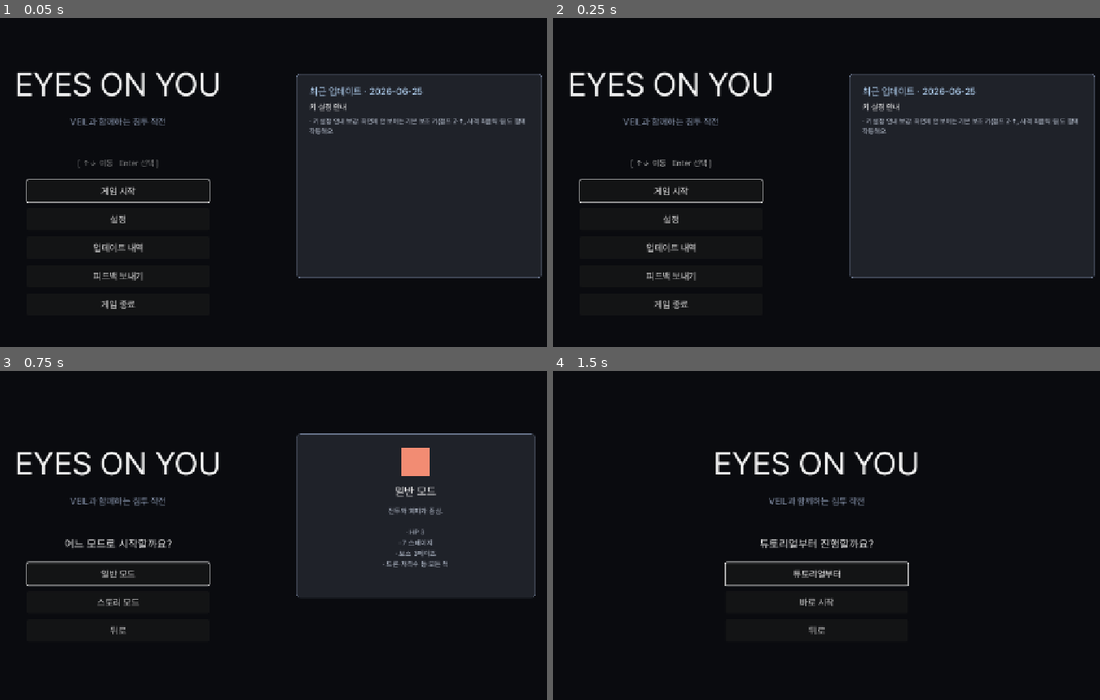
Above: before the commit, frames 1-4 (two rows, left to right).
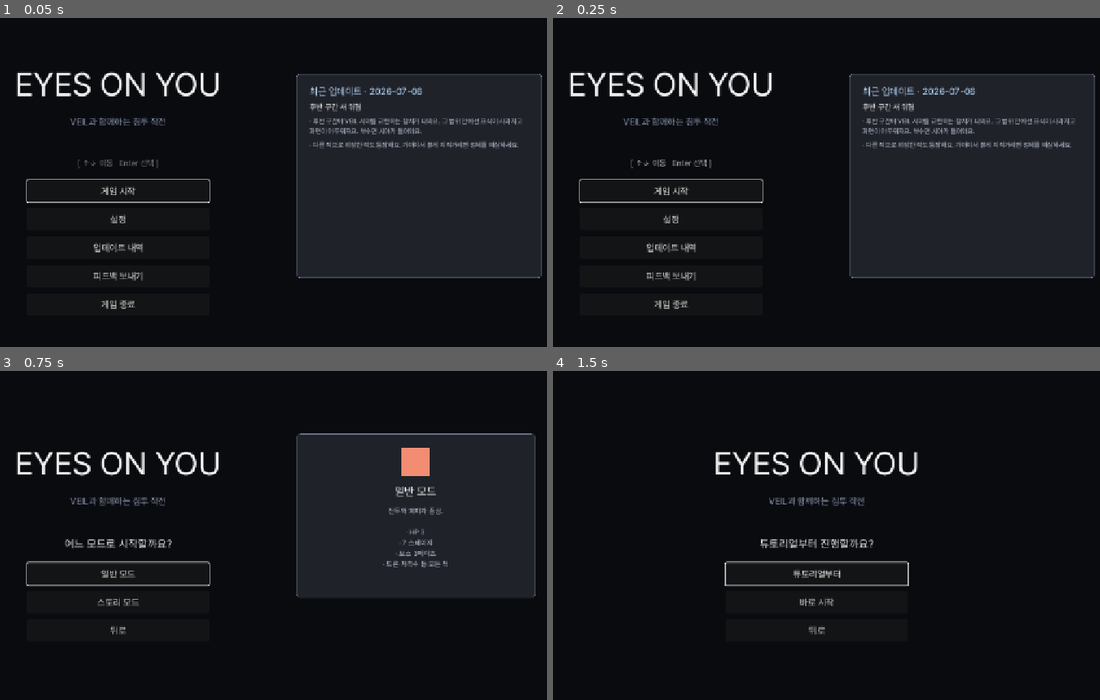
Above: after the commit, the same moments.

Repository: soomin007/EyesOnYou-Full
Game: Godot game, scene res://scenes/main.tscn
Same seed, same stepped clock (60 frames per second), same inputs: the game is played once before the commit and once after it.
Inputs:
- Up to frame 1 (0.05 s): no input
- Up to frame 2 (0.25 s): no input
- Up to frame 3 (0.75 s): click "게임 시작" at 0.5 s
- Up to frame 4 (1.5 s): click "일반 모드" at 1.25 s

The runs differ from the first frame. In frame 1, 1.2% of the frame differs, in the area x 56-97%, y 20-40%; in frame 2, 1.2%; in frame 3, nothing differs; in frame 4, nothing differs.

Commit message:
fix(rival): 시안 비네트 버그 + 업데이트 내역 갱신 + 배포 import 선행
- VeilSight: 재밍 시 calm_color(저-vig 색)도 어둠으로 당김 — 낮은 강도에서 시안(평시 VEIL색)
  비네트가 진해져 "VEIL 강화"로 보이던 버그 수정. 재밍은 처음부터 어둡게 붕괴.
- GameInfo.PATCH_NOTES: 07-02·07-04·07-06 항목 추가(6/25 이후 미갱신분, 스포일러 없이).
  최신 빌드 확인 지표 겸용.
- deploy.yml: export 전 --import 선행(fresh checkout 안정성, 스킬 권장).

검증: 재밍 안 calm_color=(0.1,0.01,0.16)/dark 동일, 밖=(0.42,0.86,1.0) 시안. import RC=0.

Co-Authored-By: Claude Opus 4.8 (1M context) <noreply@anthropic.com>
Claude-Session: https://claude.ai/code/session_01SP2p8DzQ3fRcvm566ZhgG2

Diff:
--- a/scripts/GameInfo.gd
+++ b/scripts/GameInfo.gd
@@ -10,6 +10,30 @@
 
 # 최신순(맨 위가 최신). date = 표시용, items = 변경점 줄.
 const PATCH_NOTES: Array = [
+	{
+		"date": "2026-07-06",
+		"title": "후반 구간 새 위협",
+		"items": [
+			"후반 구간에 VEIL 시야를 교란하는 장치가 나와요. 그 범위 안에선 표식이 사라지고 화면이 어두워져요. 부수면 시야가 돌아와요.",
+			"다른 적으로 위장한 적도 등장해요. 가까이서 붉게 지직거리면 정체를 의심하세요.",
+		],
+	},
+	{
+		"date": "2026-07-04",
+		"title": "새 기믹 맵과 숨은 재미",
+		"items": [
+			"새 기믹 맵(감시 회랑·저지선)을 추가했어요.",
+			"곳곳에 숨은 요소 몇 가지를 넣었어요. 유심히 살펴보세요.",
+		],
+	},
+	{
+		"date": "2026-07-02",
+		"title": "맵 리뉴얼과 모바일 지원",
+		"items": [
+			"실내 맵 배경을 새로 그려 구역마다 분위기를 다르게 했어요.",
+			"모바일(터치) 플레이를 지원하고, 새 기믹 맵(붕괴 갱도·차량 엄폐·반응로 제어실 등)을 추가했어요.",
+		],
+	},
 	{
 		"date": "2026-06-25",
 		"title": "키 설정 안내",
--- a/scripts/VeilSight.gd
+++ b/scripts/VeilSight.gd
@@ -100,6 +100,11 @@
 	var violet: float = clamp(jam - deg_target, 0.0, 1.0)
 	var dc: Color = Color(0.0, 0.0, 0.02, VIG_DARK_A).lerp(Color(0.10, 0.01, 0.16, 0.82), violet)
 	_vig_mat.set_shader_parameter("dark_color", dc)
+	# 저-vig 색(calm_color)도 재밍 땐 어둠으로 당긴다 — 안 그러면 낮은 강도에서 시안(평시 VEIL색) 비네트가
+	# 오히려 진해져 "VEIL이 강해진" 느낌이 든다(피드백). 재밍은 시안 단계를 건너뛰고 처음부터 어둡게.
+	var base_calm: Color = Color(CALM.r, CALM.g, CALM.b, VIG_CALM_A)
+	var cc: Color = base_calm.lerp(Color(0.10, 0.01, 0.16, VIG_DARK_A * 0.55), clamp(violet * 1.6, 0.0, 1.0))
+	_vig_mat.set_shader_parameter("calm_color", cc)
 
 # ACT3 자막("여기서부터는 잘 안 보여요")과 동기 호출 — 그 순간 마커가 무너진다.
 func begin_degradation() -> void:
Not shown, changed: .github/workflows/deploy.yml
Not shown, changed: session_logs/2026-07-06.md
